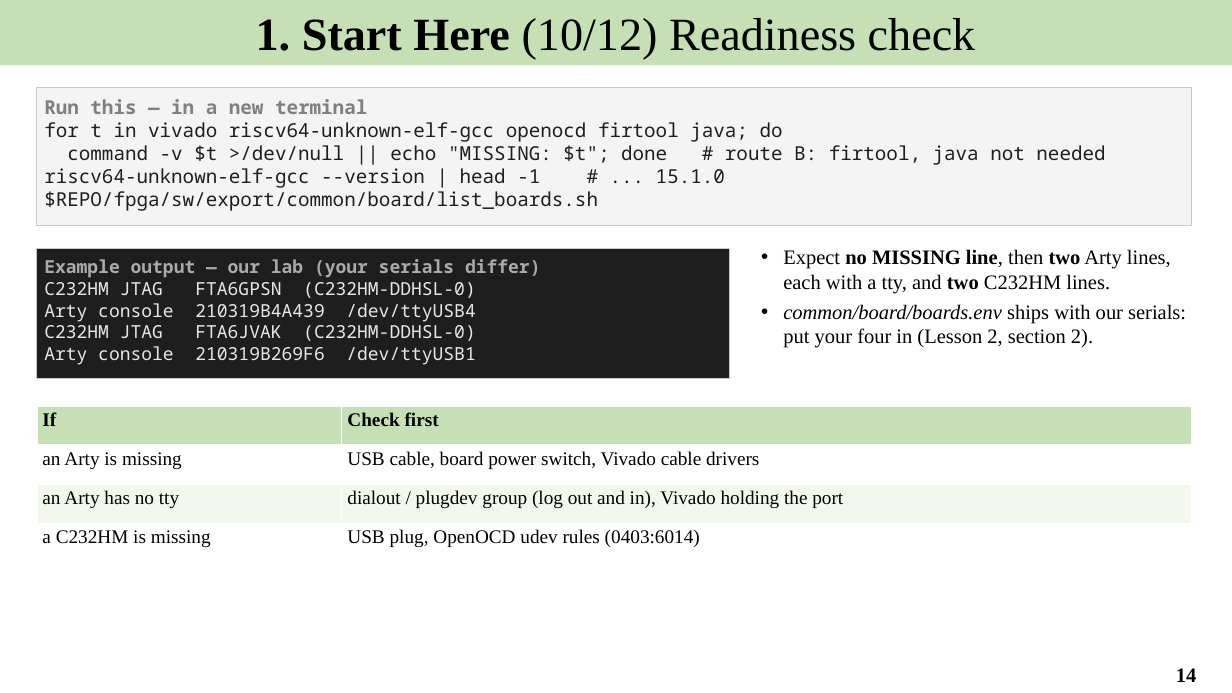
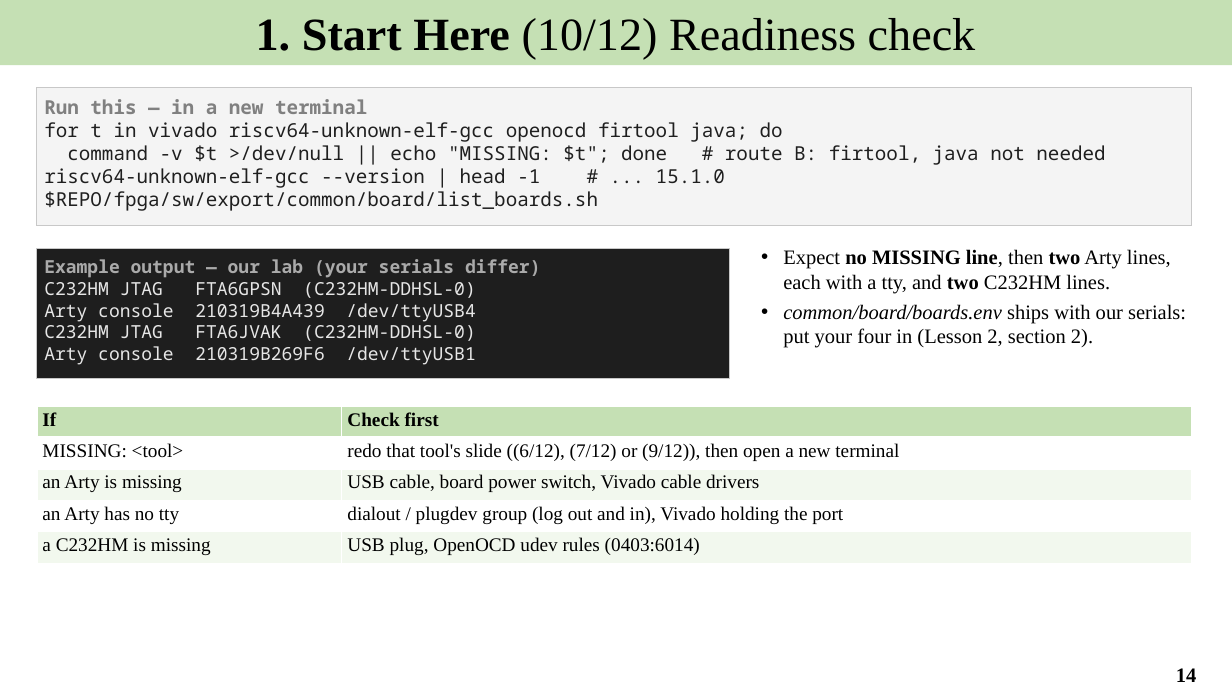
Before and after one commit to Khaiduy/chipyard-edhoc, a slide deck: slide 14 of fpga/sw/export/docs/slides/01_EDHOC_SoC_on_Arty_A7-100T.pptx. Drawn at 1232x693 pixels with LibreOffice and Linux fonts; fonts in the diff are those of the drawing. Boxes give left, top, right and bottom in pixels: in the first picture for what was removed or moved away, otherwise in the second. Text is boxed around its words. In the diff, an @@ line names an element or a change of style, - is before the commit and + after.

```diff
--- a/fpga/sw/export/docs/slides/01_EDHOC_SoC_on_Arty_A7-100T.pptx
+++ b/fpga/sw/export/docs/slides/01_EDHOC_SoC_on_Arty_A7-100T.pptx
@@ table at [37,407,1192,564] @@
+row 2: MISSING: <tool> | redo that tool's slide ((6/12), (7/12) or (9/12)), then open a new terminal
```
Also in this commit, not shown: 3 other slides changed, 8 other files.
